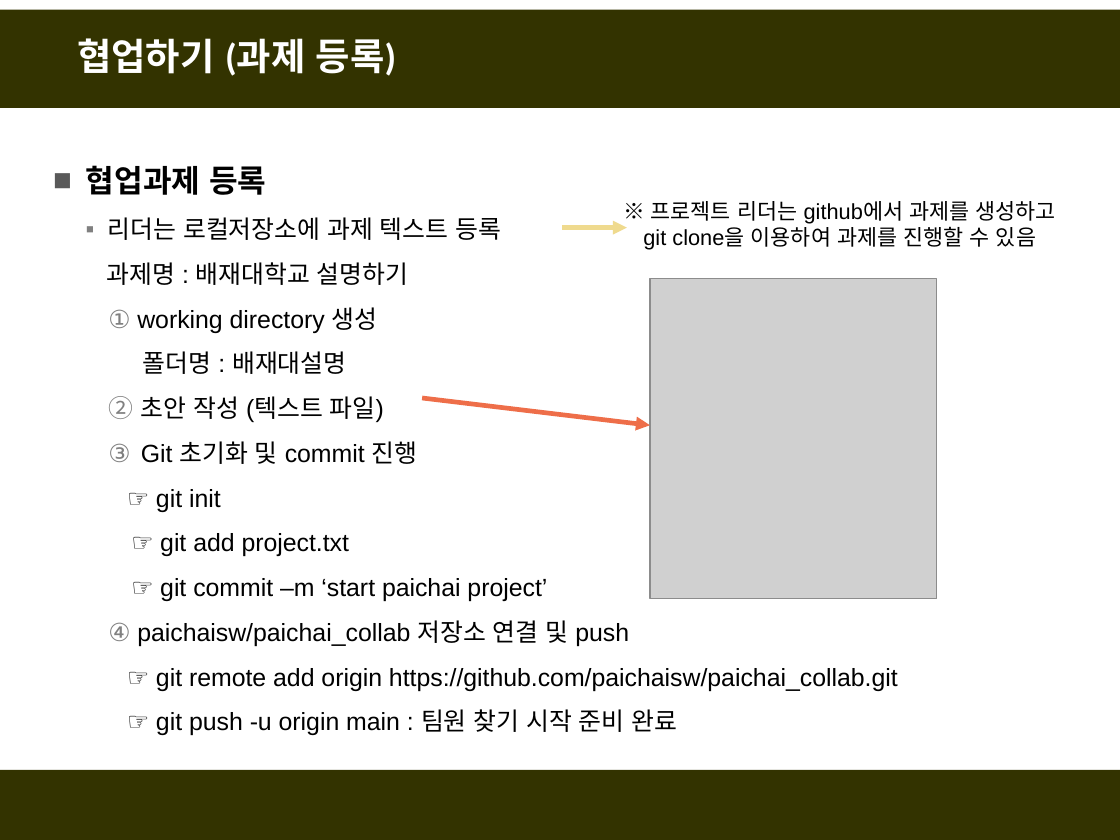
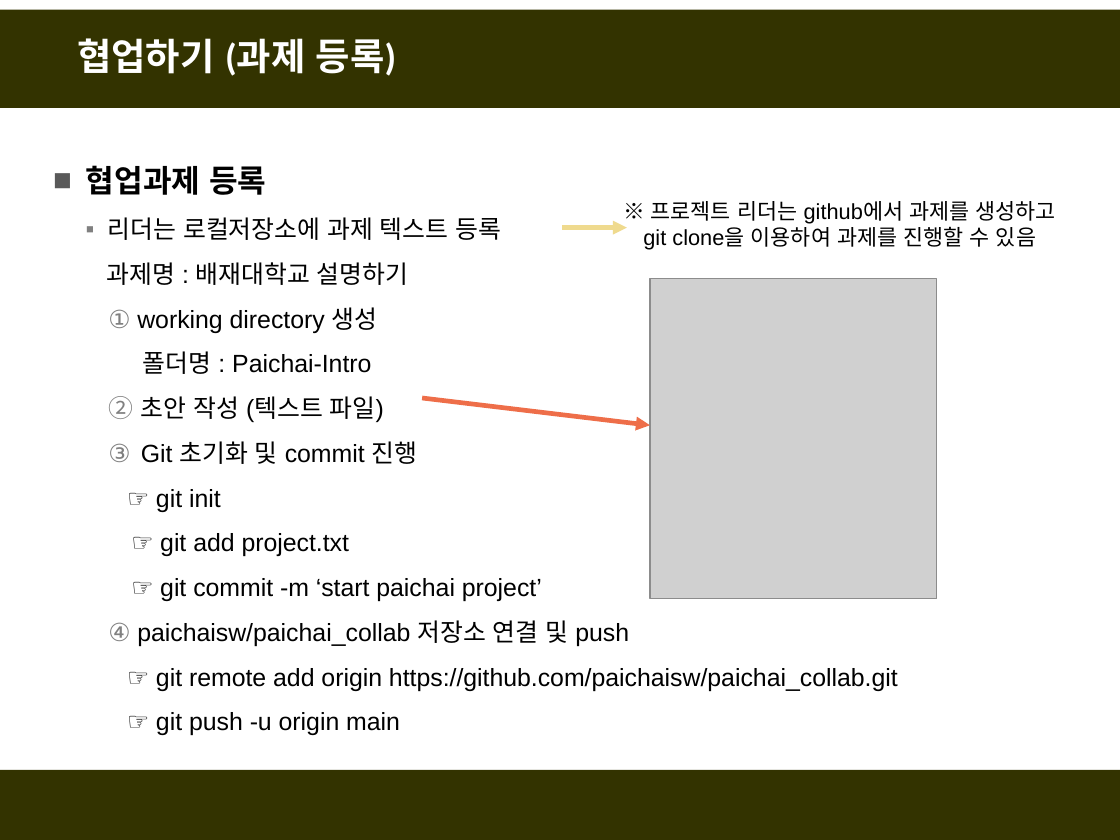
Before and after one commit to fasthill/github-lecture, a slide deck: slide 4 of git및github첫걸음4-협업하기.pptx (slide 3 before the commit). Drawn at 1120x840 pixels with LibreOffice and Linux fonts; fonts in the diff are those of the drawing; grey boxes stand for pictures. Boxes give left, top, right and bottom in pixels: in the first picture for what was removed or moved away, otherwise in the second. Text is boxed around its words. In the diff, an @@ line names an element or a change of style, - is before the commit and + after.

```diff
--- a/git및github첫걸음4-협업하기.pptx
+++ b/git및github첫걸음4-협업하기.pptx
@@ text at [143, 351, 371, 374]: text changed @@
-  폴더명 : 배재대설명
+  폴더명 : Paichai-Intro
@@ text at [160, 578, 542, 601]: text changed @@
-  ☞ git commit –m ‘start paichai project’
+  ☞ git commit -m ‘start paichai project’
@@ text at [156, 712, 400, 735]: text changed @@
-  ☞ git push -u origin main : 팀원 찾기 시작 준비 완료
+  ☞ git push -u origin main
```
Also in this commit, not shown: 4 other slides changed, 2 slides added.
